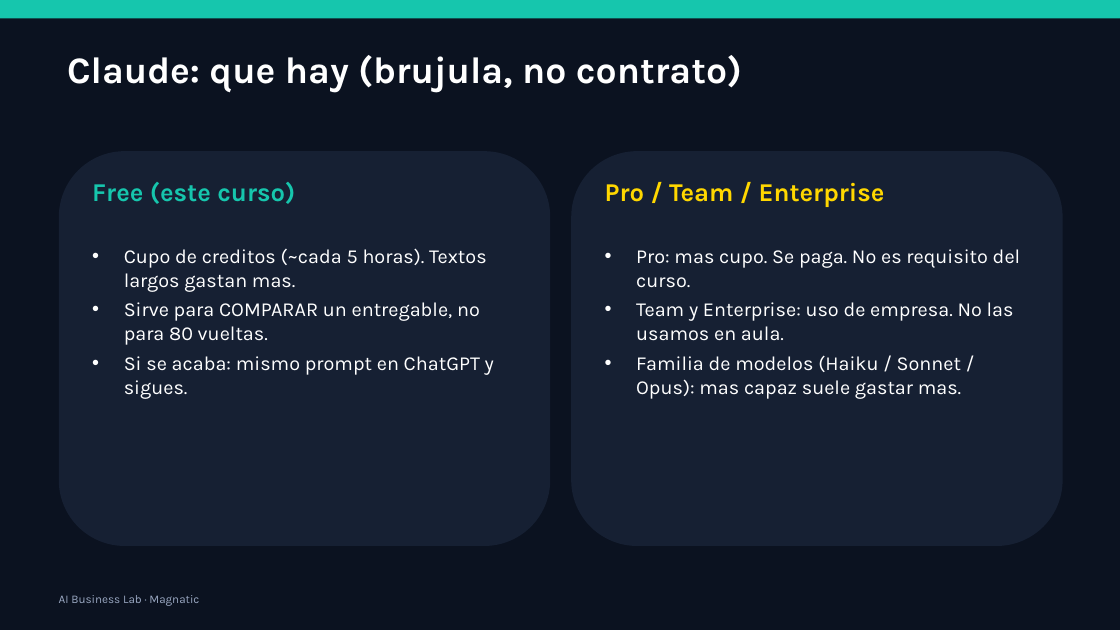
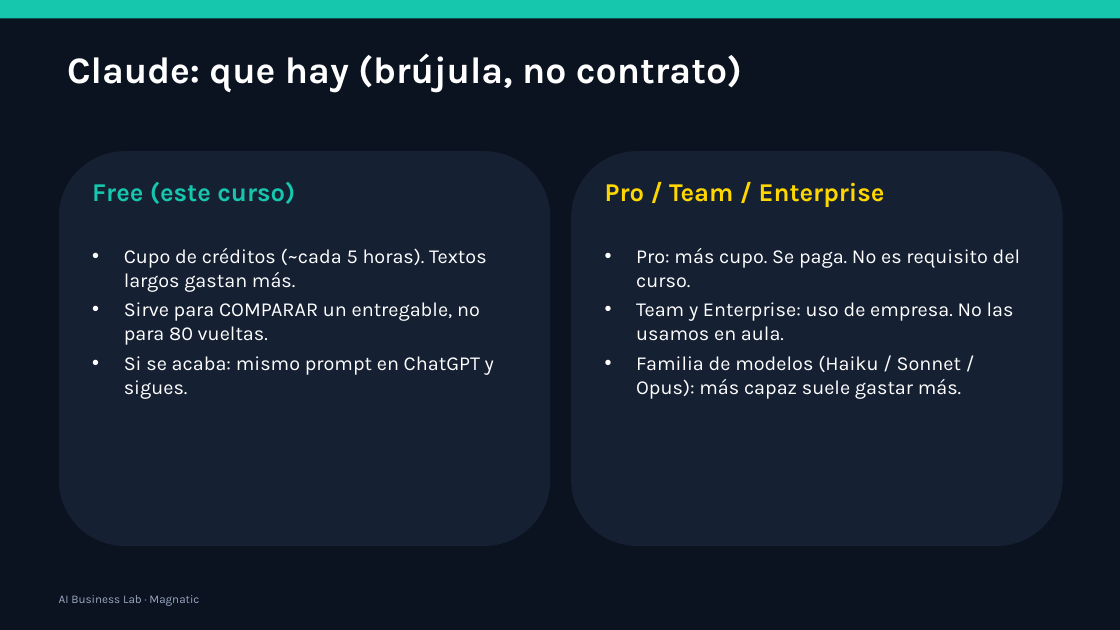
Before and after one commit to xander0408/CURSOS, a slide deck: slide 19 of AI-Business-Lab-Presentacion.pptx. Drawn at 1120x630 pixels with LibreOffice and Linux fonts; fonts in the diff are those of the drawing. Boxes give left, top, right and bottom in pixels: in the first picture for what was removed or moved away, otherwise in the second. Text is boxed around its words. In the diff, an @@ line names an element or a change of style, - is before the commit and + after.

```diff
--- a/AI-Business-Lab-Presentacion.pptx
+++ b/AI-Business-Lab-Presentacion.pptx
@@ text at [67,53,742,93]: text changed @@
-Claude: que hay (brujula, no contrato)
+Claude: que hay (brújula, no contrato)
@@ text at [124,248,487,292]: text changed @@
-• Cupo de creditos (~cada 5 horas). Textos largos gastan mas.
+• Cupo de créditos (~cada 5 horas). Textos largos gastan más.
@@ text at [636,248,1021,288]: text changed @@
-• Pro: mas cupo. Se paga. No es requisito del curso.
+• Pro: más cupo. Se paga. No es requisito del curso.
@@ text at [636,355,961,399]: text changed @@
-• Familia de modelos (Haiku / Sonnet / Opus): mas capaz suele gastar mas.
+• Familia de modelos (Haiku / Sonnet / Opus): más capaz suele gastar más.
```
Also in this commit, not shown: 56 other slides changed, 27 other files.
